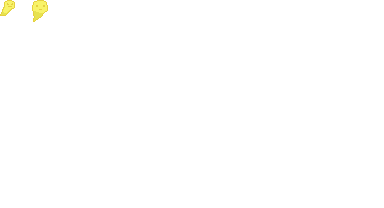
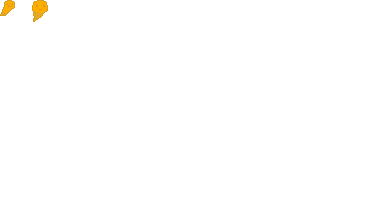
The second 384px x 208px image is a revision of the first. Changes to its layers:
painted on "Livello 2" over [2,0,48,22]
painted on "Livello 1" over [0,0,15,16]
